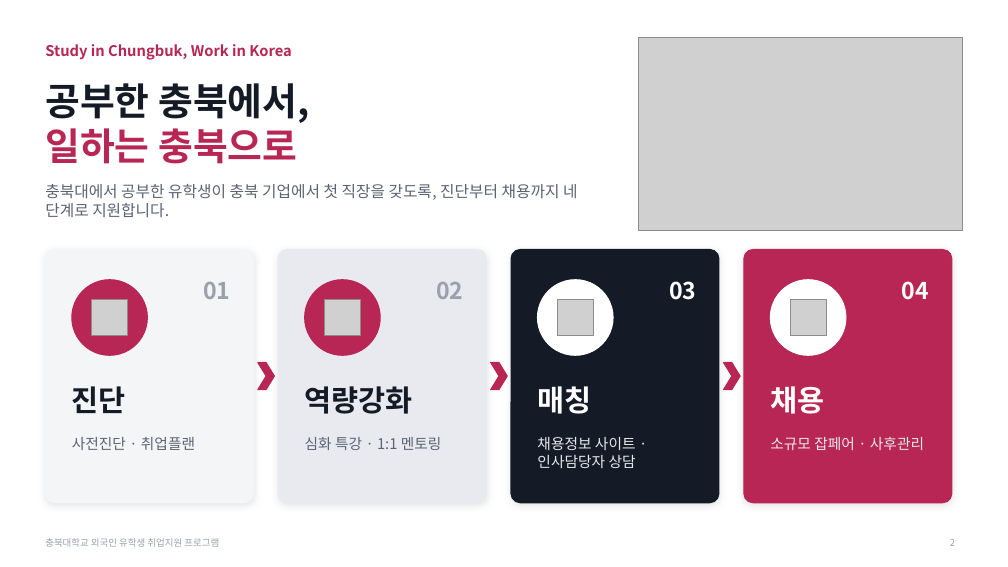
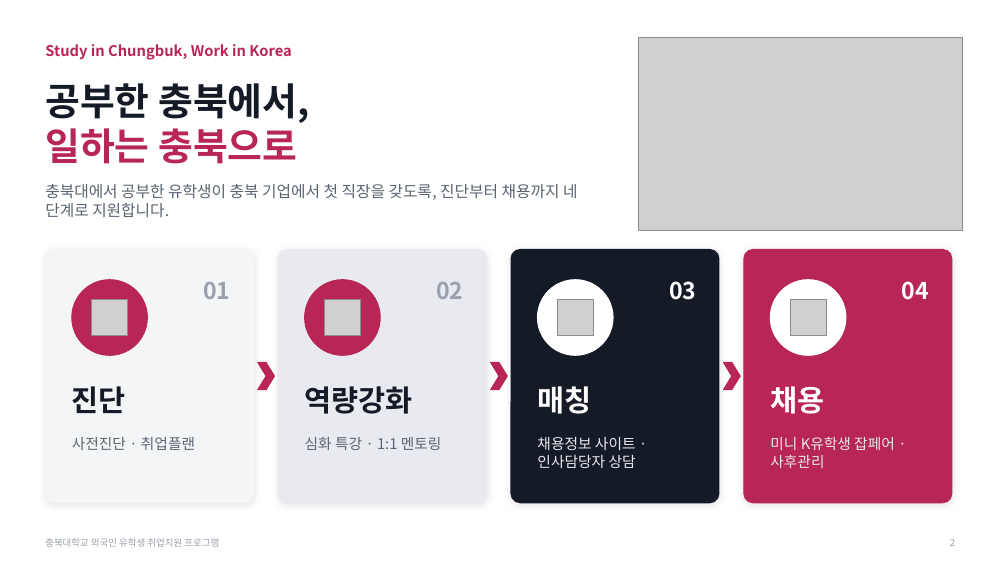
Before and after one commit to job-wave/Codex, a slide deck: slide 2 of output/jobwave-cbnu-proposal/JobWave_proposal_visual.pptx. Drawn at 1008x567 pixels with LibreOffice and Linux fonts; fonts in the diff are those of the drawing; grey boxes stand for pictures. Boxes give left, top, right and bottom in pixels: in the first picture for what was removed or moved away, otherwise in the second. Text is boxed around its words. In the diff, an @@ line names an element or a change of style, - is before the commit and + after.

```diff
--- a/output/jobwave-cbnu-proposal/JobWave_proposal_visual.pptx
+++ b/output/jobwave-cbnu-proposal/JobWave_proposal_visual.pptx
@@ text at <box>770,436,895,468</box>: text changed @@
-소규모 잡페어 · 사후관리
+미니 K유학생 잡페어 · 사후관리
```
Also in this commit, not shown: 9 other slides changed, 1 other file.
